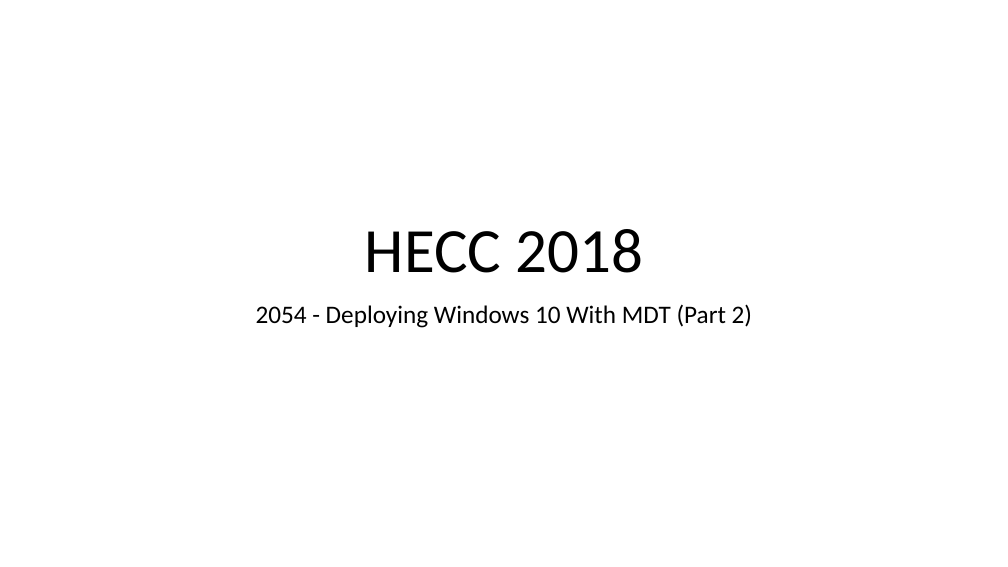
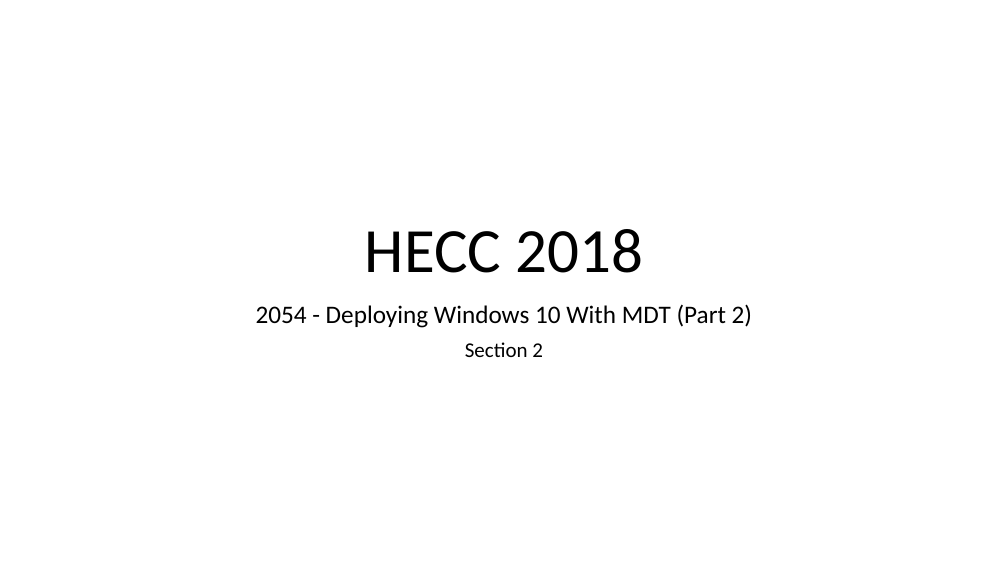
Before and after one commit to fydexx/HECC-2018, a slide deck: slide 1 of Part_02/Section02.pptx. Drawn at 1008x567 pixels with LibreOffice and Linux fonts; fonts in the diff are those of the drawing. Boxes give left, top, right and bottom in pixels: in the first picture for what was removed or moved away, otherwise in the second. Text is boxed around its words. In the diff, an @@ line names an element or a change of style, - is before the commit and + after.

```diff
--- a/Part_02/Section02.pptx
+++ b/Part_02/Section02.pptx
@@ subtitle at <box>465,342,543,357</box>: paragraph added @@
+Section 2
```
Also in this commit, not shown: 1 other slide changed.
